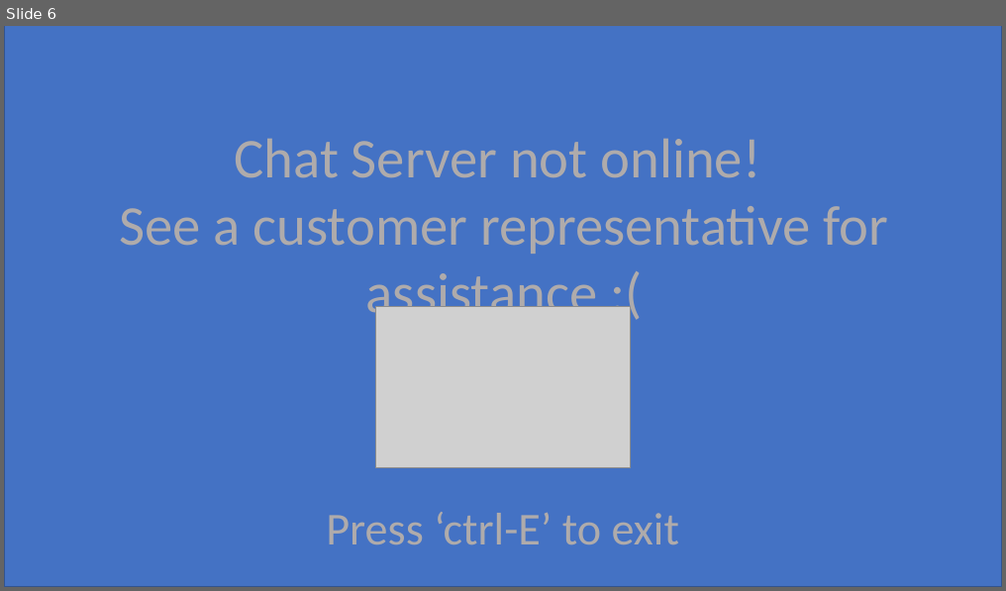
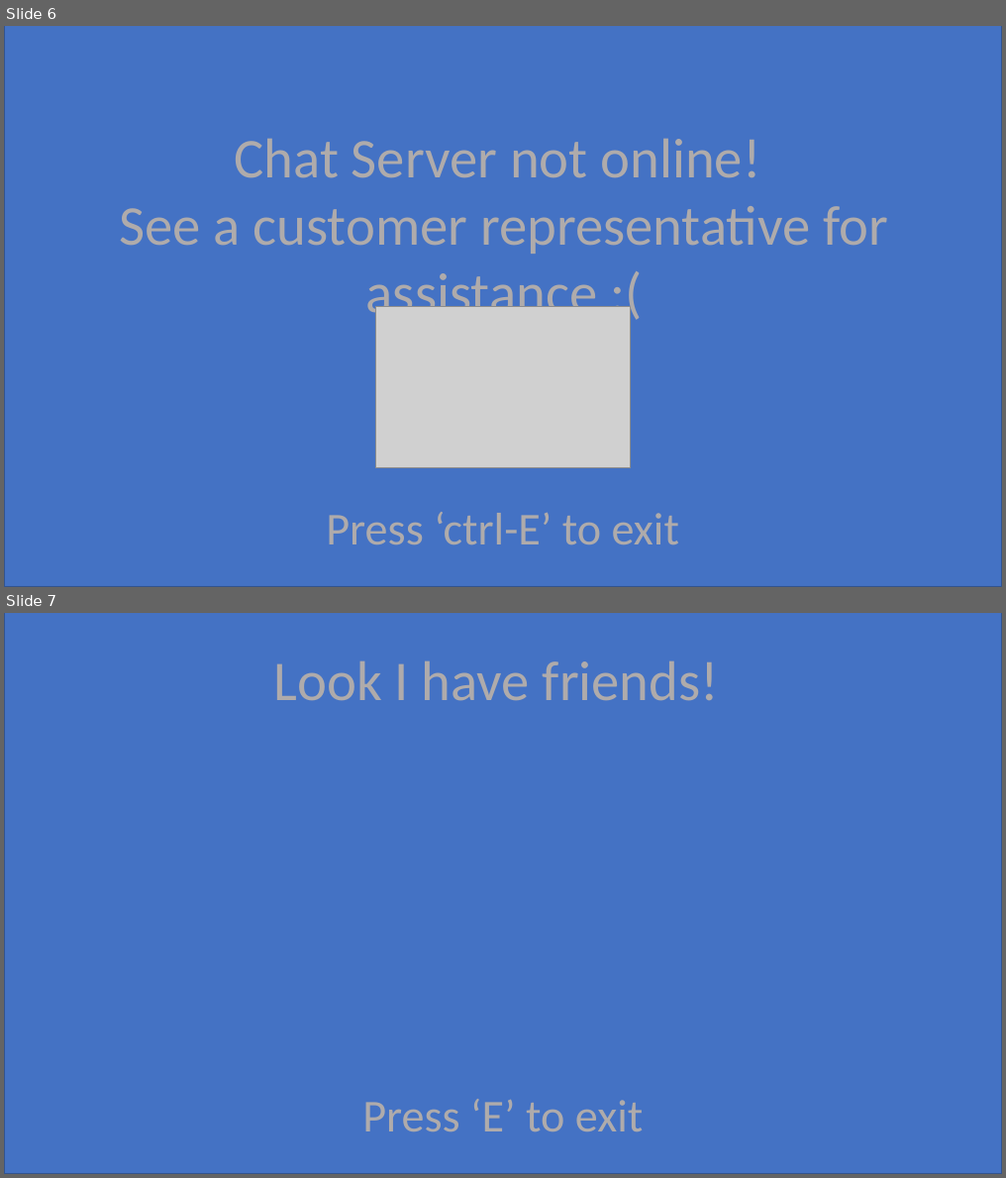
Before and after one commit to GrahamZugPitt/MerderMisstery, a slide deck: Art/Chat/chat.pptx. Shown one above the other, each under a label of ours: slide 6 before the commit, slides 6 and 7 after it. The pictures are 1006x591 and 1006x1178 pixels, drawn with LibreOffice and Linux fonts; fonts in the diff are those of the drawing; grey boxes stand for pictures. Boxes give left, top, right and bottom in pixels: in the first picture for what was removed or moved away, otherwise in the second. Text is boxed around its words. In the diff, an @@ line names an element or a change of style, - is before the commit and + after.

Commit message:
add friends background

```diff
--- a/Art/Chat/chat.pptx
+++ b/Art/Chat/chat.pptx
@@ slide 7 added at [4,613,1002,1174], background #FFFFFF @@
@@ rectangle added at [4,613,1002,1174], fill #4472C4, outline #325491 1 pt @@
@@ text added at [274,662,719,701], 54 pt, text #AFABAB @@
+Look I have friends!
@@ text added at [362,1099,643,1132], 44 pt, text #AFABAB @@
+Press ‘E’ to exit
```
Also in this commit, not shown: 2 other files.
